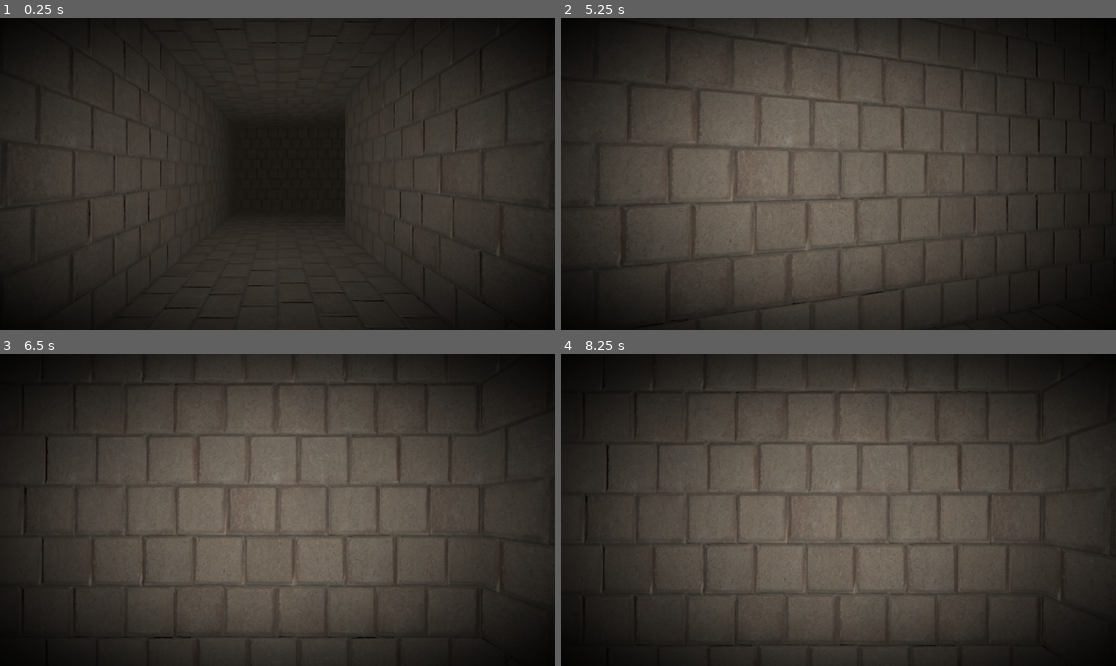
Above: before the commit, frames 1-4 (two rows, left to right).
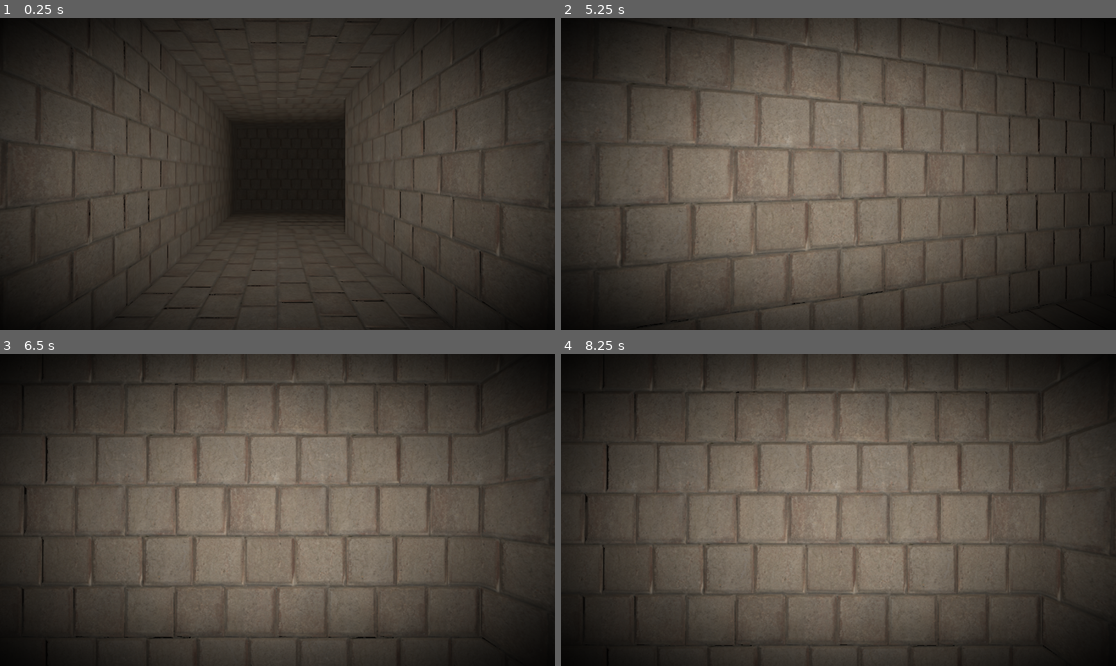
Above: after the commit, the same moments.

Repository: painttist/2023-04-04-Dungeon-Crawler-Jam
Game: Godot game, scene res://scenes/main.tscn
Same seed, same stepped clock (60 frames per second), same inputs: the game is played once before the commit and once after it. This scene is started directly instead of the project's main scene.
Inputs (mouse positions are in pixels of both pictures, inside the frame that each line leads up to):
- Up to frame 1 (0.25 s): no input
- Up to frame 2 (5.25 s): tap Enter at 0.5, 3.5 s; move the mouse to (960, 158) at 0.52 s; hold D (D) 0.53-1.25 s; click (960, 158) at 0.67 s; tap E (E) at 0.8 s; drag from (727, 189) to (810, 236) at 1.27 s; tap Space (Space) at 2, 5 s; move the mouse to (894, 105) at 2.02 s; hold S (S) 2.03-2.75 s; click (894, 105) at 2.17 s; tap D (D) at 2.3 s; drag from (810, 236) to (672, 127) at 2.77 s; move the mouse to (1005, 220) at 3.52 s; hold D (D) 3.53-4.25 s; click (1005, 220) at 3.67 s; tap S (S) at 3.8 s; drag from (672, 127) to (755, 96) at 4.27 s; move the mouse to (866, 174) at 5.02 s; hold Q (Q) from 5.03 s (still down); click (866, 174) at 5.17 s
- Up to frame 3 (6.5 s): tap E (E) at 5.3 s; release Q (Q) at 5.75 s; drag from (194, 432) to (166, 525) at 5.77 s
- Up to frame 4 (8.25 s): tap Enter at 6.5 s; move the mouse to (960, 494) at 6.52 s; hold D (D) 6.53-7.25 s; tap Space (Space) at 6.6, 8 s; click (960, 494) at 6.67 s; drag from (727, 525) to (810, 572) at 7.27 s; move the mouse to (894, 441) at 8.02 s; hold D (D) from 8.03 s (still down); click (894, 441) at 8.17 s

The runs differ from the first frame. In frame 1, less than 0.1% of the frame differs, in the area x 31-80%, y 44-63%; in frame 2, 6.9%; in frame 3, 7.5%; in frame 4, 7.5%, in the area x 21-78%, y 18-83%.

Commit message:
Enemy: slime girl texture

Diff:
--- a/scenes/main.tscn
+++ b/scenes/main.tscn
@@ -1,10 +1,11 @@
-[gd_scene load_steps=11 format=3 uid="uid://cdsewocli8rpy"]
+[gd_scene load_steps=13 format=3 uid="uid://cdsewocli8rpy"]
 
 [ext_resource type="PackedScene" uid="uid://bn16mxog0h06t" path="res://scenes/level.tscn" id="1_wxf7x"]
 [ext_resource type="PackedScene" uid="uid://ewui18jjcr1r" path="res://scenes/player.tscn" id="2_h8jw0"]
 [ext_resource type="Shader" path="res://shader/vignette.gdshader" id="3_xho3t"]
 [ext_resource type="Script" path="res://scripts/chest.gd" id="4_32v0m"]
 [ext_resource type="Script" path="res://scripts/enemy.gd" id="5_j6c4c"]
+[ext_resource type="Texture2D" uid="uid://dcrm7uq2ijiow" path="res://Sprites/slime_girl.png" id="6_7asmn"]
 
 [sub_resource type="ShaderMaterial" id="ShaderMaterial_0gqbr"]
 shader = ExtResource("3_xho3t")
@@ -18,8 +19,17 @@
 [sub_resource type="ConvexPolygonShape3D" id="ConvexPolygonShape3D_hd7j2"]
 points = PackedVector3Array(-0.5, -0.5, -0.5, 0.5, 0.5, 0.5, 0.5, -0.5, 0.5, 0.5, 0.5, -0.5, -0.5, 0.5, 0.5, 0.5, -0.5, -0.5, -0.5, -0.5, 0.5, -0.5, 0.5, -0.5)
 
+[sub_resource type="StandardMaterial3D" id="StandardMaterial3D_kepnr"]
+transparency = 2
+alpha_scissor_threshold = 0.5
+alpha_antialiasing_mode = 0
+albedo_texture = ExtResource("6_7asmn")
+metallic = 0.27
+
 [sub_resource type="PlaneMesh" id="PlaneMesh_07526"]
-size = Vector2(1, 2)
+material = SubResource("StandardMaterial3D_kepnr")
+size = Vector2(1, 1.5)
+orientation = 2
 
 [sub_resource type="BoxShape3D" id="BoxShape3D_cy8cd"]
 
@@ -63,7 +73,7 @@
 script = ExtResource("5_j6c4c")
 
 [node name="MeshInstance3D" type="MeshInstance3D" parent="enemy"]
-transform = Transform3D(1, 0, 0, 0, -4.37114e-08, 1, 0, -1, -4.37114e-08, 0, 0, 0)
+transform = Transform3D(1, 0, 0, 0, 1, 0, 0, 0, -1, 0, -0.114, 0)
 mesh = SubResource("PlaneMesh_07526")
 
 [node name="CollisionShape3D" type="CollisionShape3D" parent="enemy"]
--- a/scenes/player.tscn
+++ b/scenes/player.tscn
@@ -137,6 +137,7 @@
 target_position = Vector3(-2.5, 0, 0)
 
 [node name="OmniLight3D" type="OmniLight3D" parent="."]
+shadow_enabled = true
 
 [node name="AnimationPlayer" type="AnimationPlayer" parent="."]
 libraries = {
Binary file added: Sprites/slime_girl.png
Not shown, added: Sprites/slime_girl.png.import
